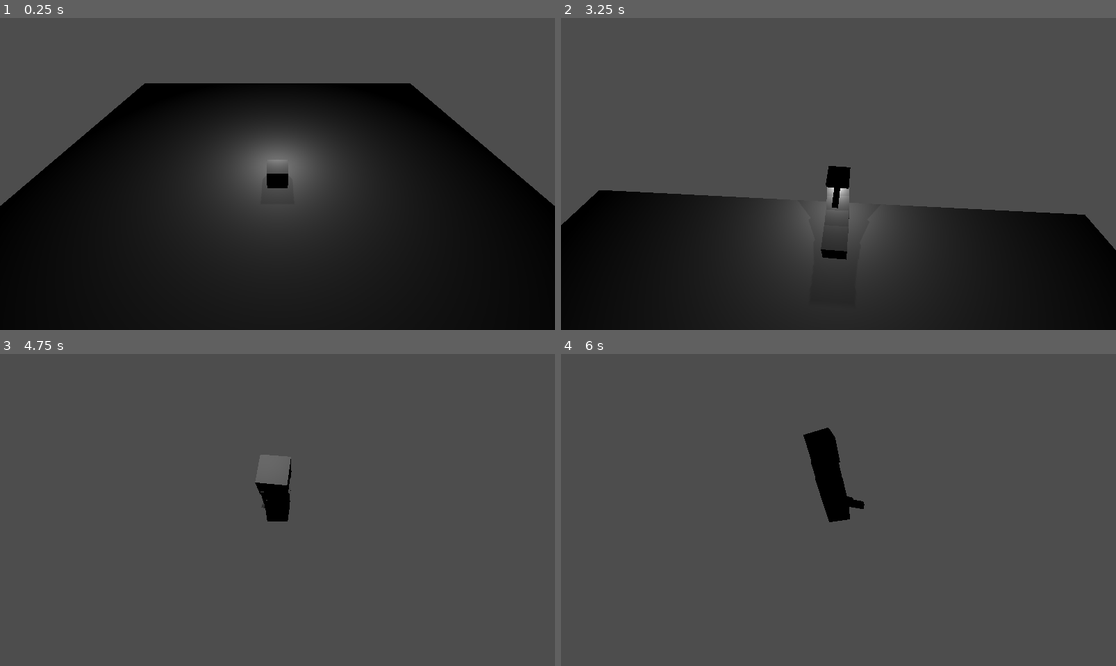
Above: before the commit, frames 1-4 (two rows, left to right).
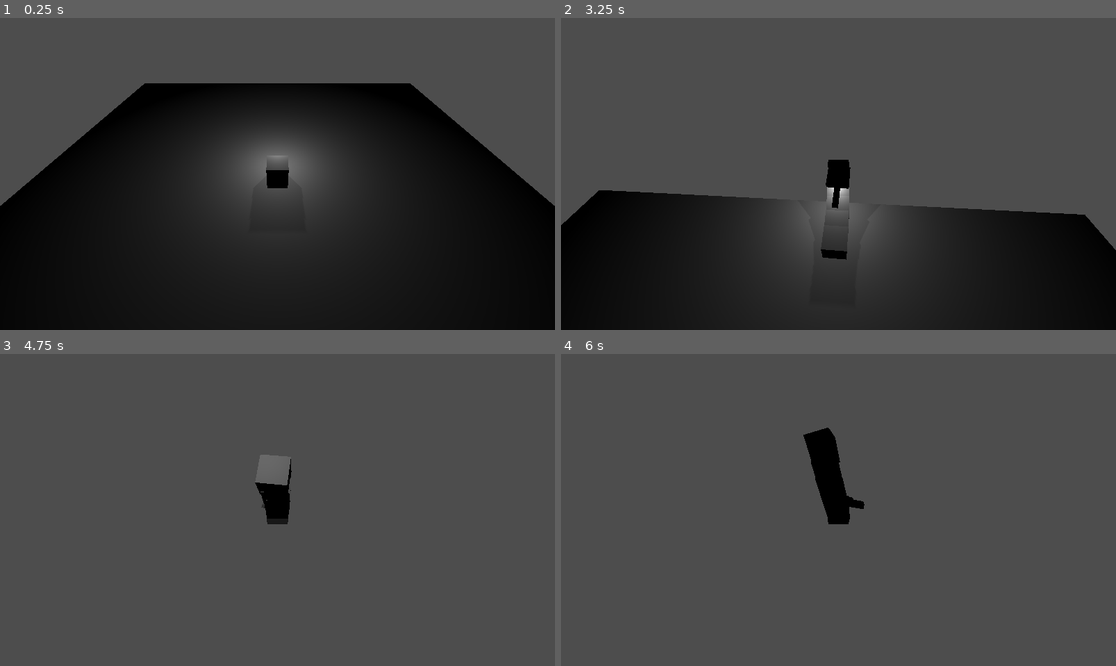
Above: after the commit, the same moments.

Repository: lcsaasm/Snake3D
Game: Godot game, scene res://main.tscn
Two runs of this game, one before a commit and one after it. Both use one fixed random seed, a clock stepped at 60 frames per second and the inputs below.
Inputs (mouse positions are in pixels of both pictures, inside the frame that each line leads up to):
- Up to frame 1 (0.25 s): no input
- Up to frame 2 (3.25 s): tap Enter at 0.5 s; move the mouse to (866, 174) at 0.52 s; press the mouse at (866, 174) at 0.53 s; hold W (move_up) from 0.53 s (still down); tap Space (jump) at 0.77, 1.52, 3.02 s; right-click (866, 174) at 0.8 s; move the mouse to (810, 174) at 1.27 s; release the mouse at (810, 174) at 1.28 s; right-click (810, 174) at 1.35 s; tap Q (shoot, bound only after the commit) at 1.55 s; move the mouse to (849, 167) at 2.02 s; hold Q (shoot, bound only after the commit) 2.03-2.78 s; click (849, 167) at 2.3 s; move the mouse to (832, 180) at 2.77 s; tap E (interact) at 2.85 s; right-click (832, 180) at 3.05 s
- Up to frame 3 (4.75 s): keep holding W (move_up); move the mouse to (316, 513) at 3.52 s; press the mouse at (316, 513) at 3.53 s; tap Space (jump) at 3.77, 4.52 s; tap Q (shoot, bound only after the commit) at 3.8 s; move the mouse to (233, 506) at 4.27 s; release the mouse at (233, 506) at 4.28 s; right-click (233, 506) at 4.35 s; click (233, 506) at 4.55 s
- Up to frame 4 (6 s): move the mouse to (844, 510) at 5.02 s; hold Mouse wheel down (scroll_down) 5.03-5.78 s; right-click (844, 510) at 5.3 s; move the mouse to (816, 503) at 5.77 s; release W (move_up) at 5.78 s; hold D (move_right) from 5.78 s (still down); tap Mouse wheel up (scroll_up) at 5.85 s

The runs differ from the first frame. In frame 1, less than 0.1% of the frame differs, in the area x 47-53%, y 44-50%; in frame 2, less than 0.1%; in frame 3, less than 0.1%; in frame 4, less than 0.1%.

Commit message:
Proyectiles

Diff:
--- a/controller.gd
+++ b/controller.gd
@@ -12,6 +12,8 @@
 
 	if Input.is_action_pressed("interact"):
 		input_data.interact = true
+	if Input.is_action_pressed("shoot"):
+		input_data.shoot = true
 	if Input.is_action_pressed("jump"):
 		input_data.jump = true
 
--- a/input_package.gd
+++ b/input_package.gd
@@ -4,3 +4,4 @@
 var direction: Vector3 = Vector3.ZERO
 var jump: bool = false
 var interact: bool = false
+var shoot: bool = false
--- a/main.gd
+++ b/main.gd
@@ -16,6 +16,7 @@
 var mouse_ray_cast: RayCast3D = RayCast3D.new()
 
 var mouse_selection: Node3D
+var mouse_left_pressed: bool = false
 
 func _ready() -> void:
 	camera_start_position = camera.position
@@ -51,18 +52,24 @@
 	if event.is_action_pressed("scroll_down"):
 		camera.position = camera.position.move_toward(camera_start_position * camera_zoom_range_multiplier, camera_zoom_speed)
 
+	if event.is_action_pressed("right_click"):
+		if mouse_selection != null:
+			if mouse_selection is Segment:
+				mouse_selection.unbind_turret()
+		camera_drag_flag = true
+	elif event.is_action_released("right_click"):
+		camera_drag_flag = false
+
 	if event.is_action_pressed("left_click"):
+		mouse_left_pressed = true
+	elif event.is_action_released("left_click"):
+		mouse_left_pressed = false
+
+	if mouse_left_pressed:
 		if mouse_selection != null:
 			if mouse_selection is Segment:
 				mouse_selection.bind_turret(mouse_pointer)
 				mouse_selection = null
-		camera_drag_flag = true
-	if event.is_action_released("left_click"):
-		camera_drag_flag = false
-	if event.is_action_pressed("right_click"):
-		if mouse_selection != null:
-			if mouse_selection is Segment:
-				mouse_selection.unbind_turret()
 
 func _on_mouse_pointer_area_entered(area: Area3D) -> void:
 	if area.owner != null:
--- a/main.tscn
+++ b/main.tscn
@@ -23,6 +23,10 @@
 [node name="Controller" parent="." instance=ExtResource("2_h2yge")]
 
 [node name="Player" parent="." node_paths=PackedStringArray("controller") instance=ExtResource("1_ig7tw")]
+wall_min_slide_angle = 3.14159
+floor_block_on_wall = false
+floor_max_angle = 3.14159
+floor_snap_length = 0.25
 controller = NodePath("../Controller")
 
 [node name="CameraPivot" type="Node3D" parent="."]
--- a/player.gd
+++ b/player.gd
@@ -23,12 +23,15 @@
 
 	if input_data.interact:
 		grow()
+	if input_data.shoot:
+		shoot()
 
 	if is_on_floor():
+		velocity.y = 0
 		if input_data.jump:
 			velocity.y = jump_velocity
 	else:
-		velocity += get_gravity() * delta
+		velocity.y -= 9.8 * delta
 
 	if direction:
 		velocity.x = direction.x * speed
@@ -37,9 +40,14 @@
 	else:
 		velocity.x = move_toward(velocity.x, 0, speed)
 		velocity.z = move_toward(velocity.z, 0, speed)
-
 	move_and_slide()
 	process_segments(delta)
+
+func shoot() -> void:
+	var segments: Array[Node] = body.get_children()
+	for segment in segments:
+		if segment.attachment != null and segment.attachment is Turret:
+			segment.attachment.shoot()
 
 func grow(amount: int=1) -> void:
 	for i in range(amount):
--- a/player.tscn
+++ b/player.tscn
@@ -11,10 +11,9 @@
 script = ExtResource("1_onrkg")
 
 [node name="CollisionShape3D" type="CollisionShape3D" parent="."]
-shape = SubResource("BoxShape3D_sh265")
+shape = SubResource("BoxShape3D_onrkg")
 
 [node name="MeshInstance3D" type="MeshInstance3D" parent="."]
-visible = false
 mesh = SubResource("BoxMesh_4flbx")
 
 [node name="Body" type="Node" parent="."]
--- a/project.godot
+++ b/project.godot
@@ -72,6 +72,11 @@
 "events": [Object(InputEventMouseButton,"resource_local_to_scene":false,"resource_name":"","device":-1,"window_id":0,"a …(258 unchanged characters)…
 ]
 }
+shoot={
+"deadzone": 0.2,
+"events": [Object(InputEventKey,"resource_local_to_scene":false,"resource_name":"","device":-1,"window_id":0,"alt_pressed":false,"shift_pressed":false,"ctrl_pressed":false,"meta_pressed":false,"pressed":false,"keycode":0,"physical_keycode":81,"key_label":0,"unicode":113,"location":0,"echo":false,"script":null)
+]
+}
 
 [rendering]
 
--- /dev/null
+++ b/projectile.gd
@@ -0,0 +1,18 @@
+extends Node3D
+
+@onready var explosion_area: MeshInstance3D = $ExplosionArea
+
+var speed: float = 25.0
+
+var distance_traveled: float = 0
+var despawn_range_distance: float = 75.0
+
+func _ready() -> void:
+	explosion_area.hide()
+
+func _physics_process(delta: float) -> void:
+	if distance_traveled >= despawn_range_distance:
+		explosion_area.show()
+		explosion_area.scale += Vector3(1, 1, 1)
+	position += -transform.basis.z * speed * delta
+	distance_traveled += abs(speed * delta)
--- /dev/null
+++ b/projectile.tscn
@@ -0,0 +1,19 @@
+[gd_scene load_steps=4 format=3 uid="uid://bocicdrskdllk"]
+
+[ext_resource type="Script" uid="uid://bta3873a02pm3" path="res://projectile.gd" id="1_a85iw"]
+
+[sub_resource type="BoxMesh" id="BoxMesh_akgne"]
+size = Vector3(0.15, 0.15, 0.15)
+
+[sub_resource type="SphereMesh" id="SphereMesh_a85iw"]
+radius = 0.1
+height = 0.2
+
+[node name="Projectile" type="Node3D"]
+script = ExtResource("1_a85iw")
+
+[node name="MeshInstance3D" type="MeshInstance3D" parent="."]
+mesh = SubResource("BoxMesh_akgne")
+
+[node name="ExplosionArea" type="MeshInstance3D" parent="."]
+mesh = SubResource("SphereMesh_a85iw")
--- a/turret.gd
+++ b/turret.gd
@@ -1,11 +1,26 @@
 extends Node3D
 class_name Turret
 
+const PROJECTILE = preload("res://projectile.tscn")
+
+@onready var timer: Timer = $Timer
+
 @export var target: Node3D
+@export var delay: float = 0.25
 
 func _ready() -> void:
+	timer.start(delay)
 	if target == null:
 		print_debug("Error: Turret target not initialized")
 
+func shoot() -> void:
+	if timer.time_left != 0:
+		return
+	timer.start(delay)
+	var projectile_scene: Node = PROJECTILE.instantiate()
+	get_tree().get_root().add_child(projectile_scene)
+	projectile_scene.global_position = global_position
+	projectile_scene.look_at(target.global_position)
+
 func _physics_process(_delta: float) -> void:
 	look_at(target.global_position)
--- a/turret.tscn
+++ b/turret.tscn
@@ -17,3 +17,6 @@
 [node name="MeshInstance3D2" type="MeshInstance3D" parent="."]
 transform = Transform3D(1, 0, 0, 0, 1, 0, 0, 0, 1, 0, 0, -1)
 mesh = SubResource("BoxMesh_3oylf")
+
+[node name="Timer" type="Timer" parent="."]
+one_shot = true
Not shown: 1 places in player.tscn that only renumber resources
Not shown, added: projectile.gd.uid
Not shown: 2 places in segment.tscn that only renumber resources
